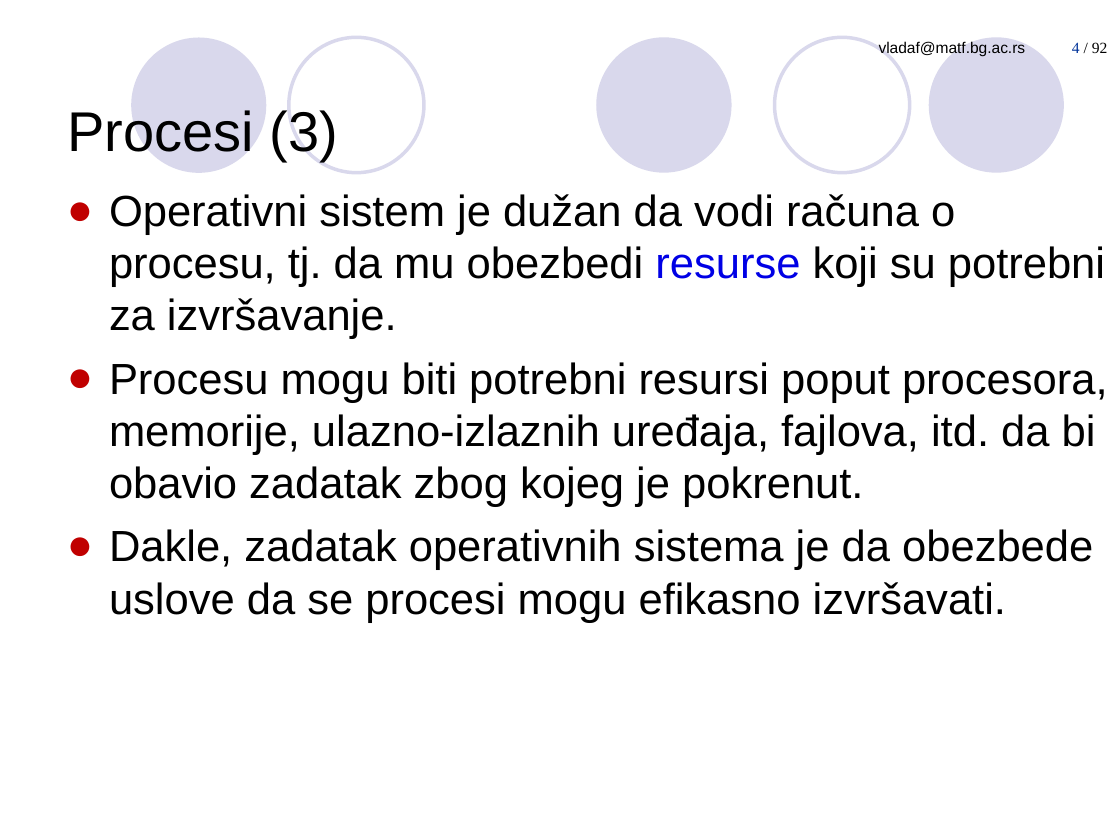
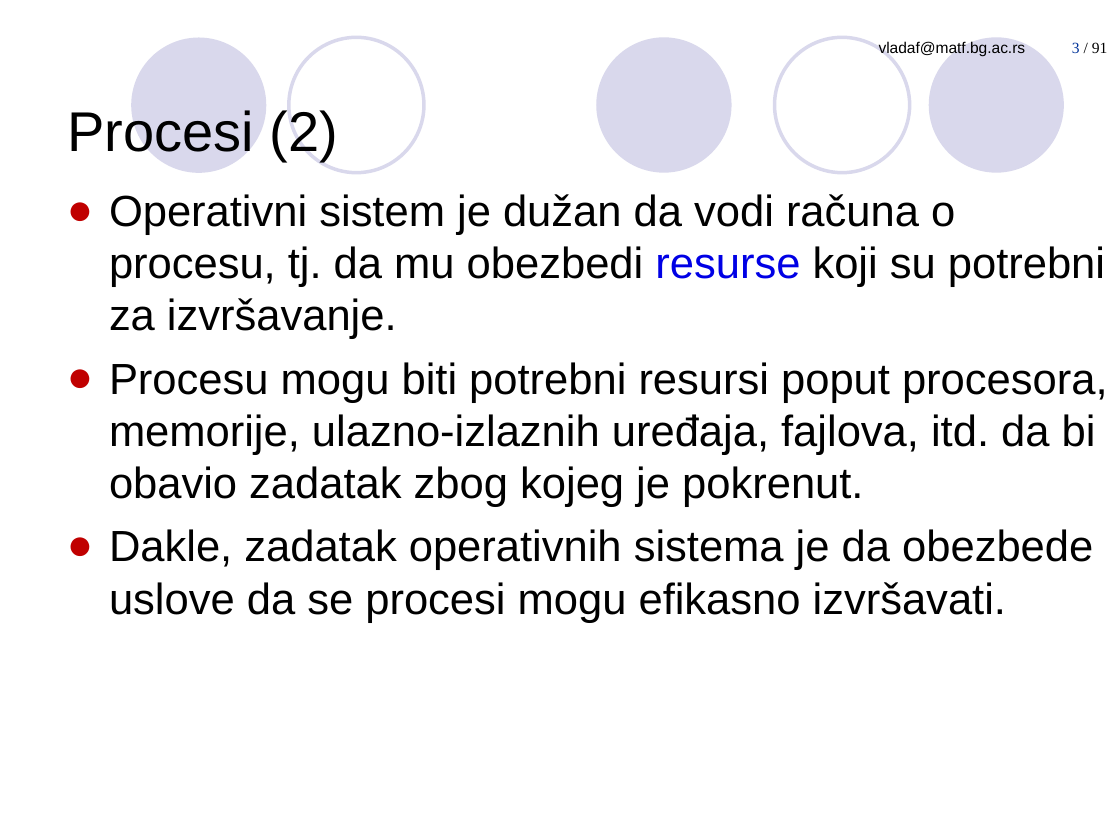
Before and after one commit to PmfBlOS/OS, a slide deck: slide 3 of predavanja/prezentacije/os05 - Upravljanje procesima.ppt (slide 4 before the commit). Drawn at 1120x840 pixels with LibreOffice and Linux fonts; fonts in the diff are those of the drawing. Boxes give left, top, right and bottom in pixels: in the first picture for what was removed or moved away, otherwise in the second. Text is boxed around its words. In the diff, an @@ line names an element or a change of style, - is before the commit and + after.

```diff
--- a/predavanja/prezentacije/os05 - Upravljanje procesima.ppt
+++ b/predavanja/prezentacije/os05 - Upravljanje procesima.ppt
@@ page number at [1072, 42, 1108, 53]: text changed @@
-4 / 92
+3 / 91
@@ title at [67, 110, 338, 161]: text changed @@
-Procesi (3)
+Procesi (2)
```
Also in this commit, not shown: 6 other slides changed, 1 slide removed, 3 other files.
